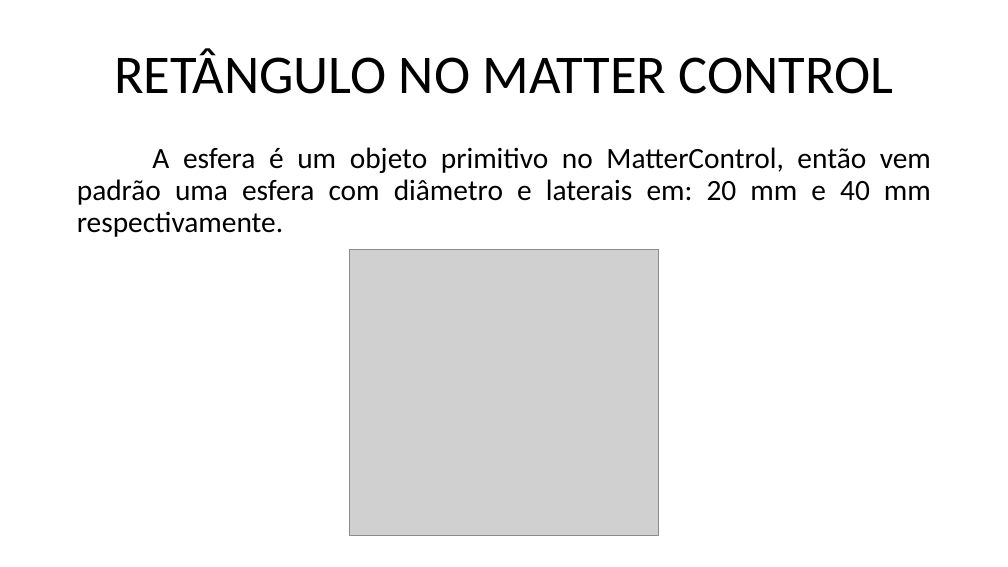
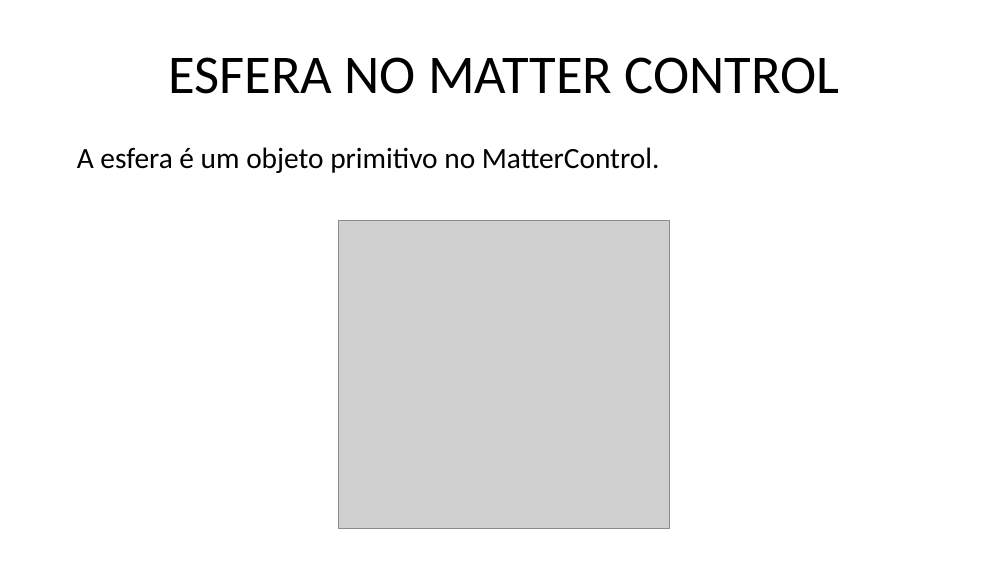
Before and after one commit to marcosdosea/ManualImpessora3D, a slide deck: slide 15 of Curso/Fundamentos de impressão 3D - Objetos.pptx. Drawn at 1008x567 pixels with LibreOffice and Linux fonts; fonts in the diff are those of the drawing; grey boxes stand for pictures. Boxes give left, top, right and bottom in pixels: in the first picture for what was removed or moved away, otherwise in the second. Text is boxed around its words. In the diff, an @@ line names an element or a change of style, - is before the commit and + after.

```diff
--- a/Curso/Fundamentos de impressão 3D - Objetos.pptx
+++ b/Curso/Fundamentos de impressão 3D - Objetos.pptx
@@ title at <box>168,57,840,94</box>: text changed @@
-RETÂNGULO NO MATTER CONTROL
+ESFERA NO MATTER CONTROL
@@ text at <box>77,147,660,173</box>: text changed @@
-A esfera é um objeto primitivo no MatterControl, então vem padrão uma esfera com diâmetro e laterais em: 20 mm e 40 mm respectivamente.
+A esfera é um objeto primitivo no MatterControl.
@@ picture: place and size @@
-picture at <box>349,249,658,535</box>
+picture at <box>338,221,670,529</box>
```
Also in this commit, not shown: 2 other slides changed, 2 other files.
